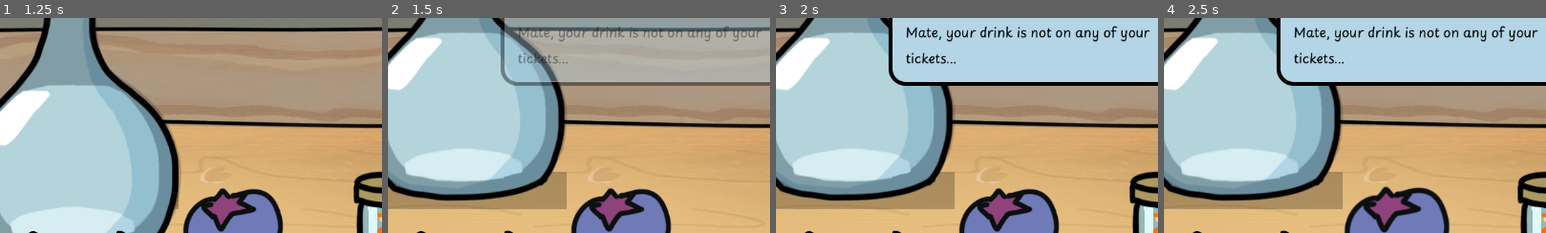
Above: before the commit, frames 1-4 (left to right).
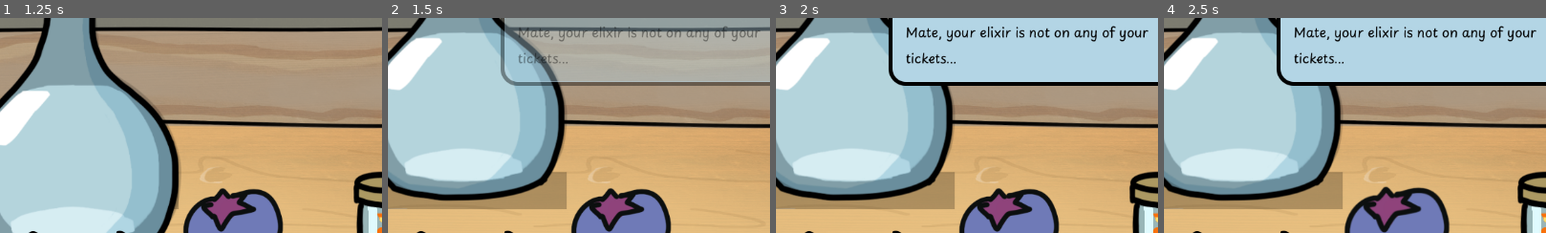
Above: after the commit, the same moments.

Repository: andreaTheCoder/MiniJam207Primal
Game: Godot game, scene res://scenes/shop.tscn
The game is run twice, just before and just after one commit, with the same random seed, the same clock (stepped at 60 frames per second) and the same inputs. Sound files missing from this copy of the repository are replaced by a short silence.
Inputs (mouse positions are % of the whole screen's width and height, from its top left):
- Up to frame 1 (1.25 s): tap Enter (ui_accept) at 0.5, 0.77 s; move the mouse to (50, 62) at 0.52 s; press the mouse at (50, 62) at 0.53 s
- Up to frame 2 (1.5 s): tap Enter (ui_accept) at 1.25 s; move the mouse to (92, 89) at 1.27 s; release the mouse at (92, 89) at 1.28 s; click (92, 89) at 1.35 s
- Up to frame 3 (2 s): tap Enter (ui_accept) at 1.52 s
- Up to frame 4 (2.5 s): move the mouse to (70, 88) at 2.02 s; press the mouse at (70, 88) at 2.03 s
The pictures show only the part of the screen within x 40-90%, y 42-92%; the shares and areas given below are measured in that part.

Frame 1 is identical in both runs. In frame 2, 0.7% of the frame differs, in the area x 53-98%, y 4-12%; in frame 3, 1.2%, in the area x 50-98%, y 3-12%; in frame 4, 1.2%.

Commit message:
added more customer sayings

Diff:
--- a/scenes/start.tscn
+++ b/scenes/start.tscn
@@ -8,10 +8,10 @@
 [node name="CanvasLayer" type="CanvasLayer" parent="." unique_id=1354601927]
 
 [node name="RichTextLabel" type="RichTextLabel" parent="CanvasLayer" unique_id=94163453]
-offset_left = 268.0
-offset_top = 46.0
-offset_right = 903.0
-offset_bottom = 213.0
+offset_left = 457.0
+offset_top = 113.0
+offset_right = 1092.0
+offset_bottom = 280.0
 text = "START SCREEN"
 
 [node name="VBoxContainer" type="VBoxContainer" parent="CanvasLayer" unique_id=1748238609]
--- a/scripts/customer_text.gd
+++ b/scripts/customer_text.gd
@@ -7,6 +7,7 @@
 	"Wowwzas, ",
 	"Yippeee, ",
 	"Awesome, ",
+	"HIHI! ",
 ]
 const CUSTOMER_POTION_PREFIX = [
 	"this ",
@@ -20,15 +21,21 @@
 	"drink ",
 	"brew ",
 	"concoction ",
-	"mixture "
+	"mixture ",
+	"magical water"
 ]
 const CUSTOMER_SAYING = [
-	"will be very useful for my evil plains",
+	"will be very useful for my evil plans",
 	"will help my family immensely",
 	"won't be used for any nefarious purpose",
 	"will be used only for good, trust me",
 	"has great potential for destruction",
-	"could not be more fitting for what I've planned"
+	"could not be more fitting for what I've planned",
+	"is going to help me 'take care' of my clients",
+	"will help me seduce the rat love of my life",
+	"is very helpful, thank you",
+	"is great",
+	"._.",
 ]
 const CUSTOMER_ENDING = [
 	".",
